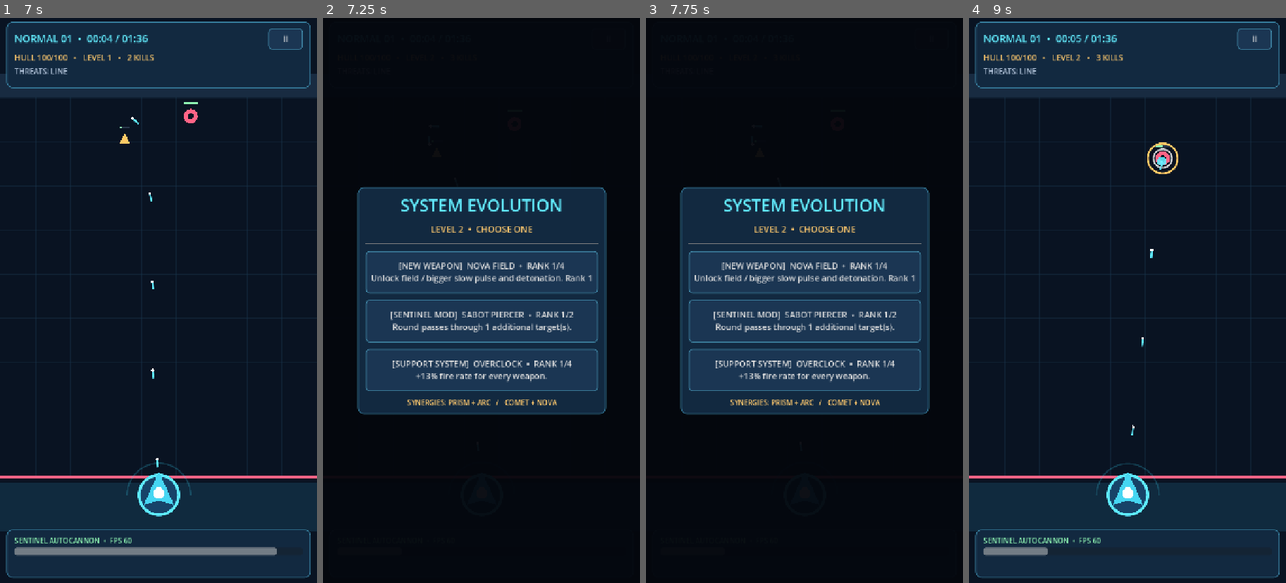
Above: before the commit, frames 1-4 (left to right).
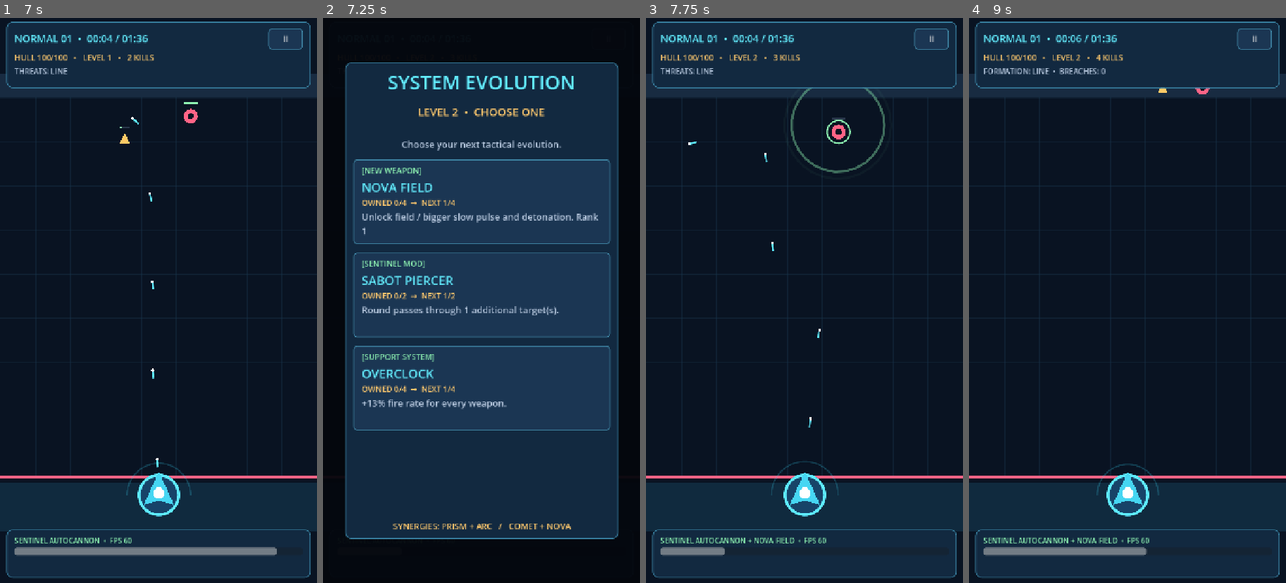
Above: after the commit, the same moments.

Repository: dante-souza/bastion_zero
Game: Godot game, scene res://scenes/main.tscn
Same seed, same stepped clock (60 frames per second), same inputs: the game is played once before the commit and once after it.
Inputs (mouse positions are in pixels of both pictures, inside the frame that each line leads up to):
- Up to frame 1 (7 s): click "DEPLOY • NORMAL 01" at 0.5 s; click "II" at 1.25 s; click "RESUME" at 2 s; click "II" at 2.75 s; click "RESUME" at 3.5 s; click "II" at 4.25 s; click "RESUME" at 5 s; move the mouse to (228, 272) at 5.77 s; click (228, 272) at 5.92 s; move the mouse to (95, 328) at 6.52 s; click (95, 328) at 6.67 s
- Up to frame 2 (7.25 s): no input
- Up to frame 3 (7.75 s): click (804, 198) at 7.27 s
- Up to frame 4 (9 s): click (1127, 323) at 8 s, where only the run before the commit has a clickable "[SENTINEL MOD] SABOT PIERCER …"; move the mouse to (1159, 176) at 8.77 s; click (1159, 176) at 8.92 s

Frame 1 is identical in both runs. In frame 2, 48% of the frame differs, in the area x 6-94%, y 7-93%; in frame 3, 64%, in the area x 0-100%, y 0-100%; in frame 4, 1.4%.

Commit message:
feat(ui): taller System Evolution cards with readable ranks and larger separated typography

Diff:
--- a/scripts/main.gd
+++ b/scripts/main.gd
@@ -178,20 +178,79 @@
     arena.toggle_pause()
 
 func _choose_system(offers: Array[String]) -> void:
-    var content := _screen("SYSTEM EVOLUTION", "LEVEL %d  •  CHOOSE ONE" % arena.level)
+    # The catalog is authoritative. The UI also filters stale offerings,
+    # making it impossible to display an already-maxed upgrade card.
+    var eligible: Array[String] = []
     for kind in offers:
-        var rank: int = int(arena.levels.get(kind, 0)) + 1
-        var category: String = GameCatalog.upgrade_category(kind, rank - 1)
-        var upgrade := _button("[%s]  %s  •  RANK %d/%d\n%s" % [
-            category, GameCatalog.upgrade_name(kind), rank, GameCatalog.upgrade_cap(kind),
-            GameCatalog.upgrade_description(kind, rank)
-        ], false)
-        upgrade.custom_minimum_size.y = 96
-        upgrade.pressed.connect(_apply_upgrade.bind(kind))
-        content.add_child(upgrade)
-    content.add_child(_label("SYNERGIES: PRISM + ARC   /   COMET + NOVA", 16, GOLD, true))
+        if not eligible.has(kind) and GameCatalog.upgrade_available(arena.levels, kind):
+            eligible.append(kind)
+    if eligible.is_empty():
+        push_warning("System Evolution received no eligible upgrade cards.")
+        return
+    var content := _screen("SYSTEM EVOLUTION", "LEVEL %d  •  CHOOSE ONE" % arena.level, true)
+    content.add_child(_label("Choose your next tactical evolution.", 21, PALE, true))
+    for kind in eligible:
+        var card := _upgrade_card(kind, int(arena.levels.get(kind, 0)))
+        card.pressed.connect(_apply_upgrade.bind(kind))
+        content.add_child(card)
+    var spacer := Control.new()
+    spacer.mouse_filter = Control.MOUSE_FILTER_IGNORE
+    spacer.size_flags_vertical = Control.SIZE_EXPAND_FILL
+    content.add_child(spacer)
+    content.add_child(_label("SYNERGIES: PRISM + ARC   /   COMET + NOVA", 19, GOLD, true))
+
+func _upgrade_card(kind: String, current_rank: int) -> Button:
+    var cap: int = GameCatalog.upgrade_cap(kind)
+    var next_rank: int = current_rank + 1
+    var card := _button("", false)
+    card.custom_minimum_size.y = 192.0
+    card.size_flags_horizontal = Control.SIZE_EXPAND_FILL
+    card.set_meta("upgrade_key", kind)
+    card.tooltip_text = GameCatalog.upgrade_description(kind, next_rank)
+
+    # A transparent, non-intercepting content layer gives us individual
+    # typography control without sacrificing the entire clickable card.
+    var padding := MarginContainer.new()
+    padding.mouse_filter = Control.MOUSE_FILTER_IGNORE
+    padding.set_anchors_and_offsets_preset(Control.PRESET_FULL_RECT)
+    for side in ["left", "right"]:
+        padding.add_theme_constant_override("margin_" + side, 19)
+    for side in ["top", "bottom"]:
+        padding.add_theme_constant_override("margin_" + side, 13)
+    card.add_child(padding)
+
+    var text_stack := VBoxContainer.new()
+    text_stack.mouse_filter = Control.MOUSE_FILTER_IGNORE
+    text_stack.add_theme_constant_override("separation", 4)
+    padding.add_child(text_stack)
+
+    var category := _label("[" + GameCatalog.upgrade_category(kind, current_rank) + "]", 18, GREEN)
+    category.mouse_filter = Control.MOUSE_FILTER_IGNORE
+    text_stack.add_child(category)
+
+    var title_text := _label(GameCatalog.upgrade_name(kind), 28, CYAN)
+    title_text.mouse_filter = Control.MOUSE_FILTER_IGNORE
+    text_stack.add_child(title_text)
+
+    # 3/3 on an offered card is the NEXT (final) rank, not the current rank.
+    var progress := "OWNED %d/%d  →  NEXT %d/%d" % [
+        current_rank, cap, next_rank, cap
+    ]
+    if next_rank == cap:
+        progress += "  (FINAL)"
+    var rank_text := _label(progress, 18, GOLD)
+    rank_text.mouse_filter = Control.MOUSE_FILTER_IGNORE
+    text_stack.add_child(rank_text)
+
+    var description := _label(GameCatalog.upgrade_description(kind, next_rank), 21, PALE)
+    description.mouse_filter = Control.MOUSE_FILTER_IGNORE
+    text_stack.add_child(description)
+    return card
 
 func _apply_upgrade(kind: String) -> void:
+    if arena.state != "upgrade" or not GameCatalog.upgrade_available(arena.levels, kind):
+        push_warning("Stale or max-rank upgrade rejected: " + kind)
+        return
     arena.choose_upgrade(kind)
     _clear()
 
@@ -230,7 +289,7 @@
         modal.queue_free()
         modal = null
 
-func _screen(heading: String, subheading: String) -> VBoxContainer:
+func _screen(heading: String, subheading: String, tall: bool = false) -> VBoxContainer:
     _clear()
     modal = ColorRect.new()
     modal.color = Color(0.015, 0.025, 0.05, 0.96)
@@ -244,16 +303,18 @@
     var center := CenterContainer.new()
     center.size_flags_horizontal = Control.SIZE_EXPAND_FILL
     center.size_flags_vertical = Control.SIZE_EXPAND_FILL
-    center.custom_minimum_size.y = 1090.0
+    center.custom_minimum_size.y = 1240.0 if tall else 1090.0
     scroll.add_child(center)
     var panel := _panel()
-    panel.custom_minimum_size.x = 564
+    panel.custom_minimum_size.x = 620.0 if tall else 564.0
+    if tall:
+        panel.custom_minimum_size.y = 1080.0
     center.add_child(panel)
     var body := VBoxContainer.new()
-    body.add_theme_constant_override("separation", 15)
+    body.add_theme_constant_override("separation", 19 if tall else 15)
     panel.add_child(body)
-    body.add_child(_label(heading, 38, CYAN, true))
-    body.add_child(_label(subheading, 20, GOLD, true))
+    body.add_child(_label(heading, 44 if tall else 38, CYAN, true))
+    body.add_child(_label(subheading, 25 if tall else 20, GOLD, true))
     body.add_child(HSeparator.new())
     return body
 
